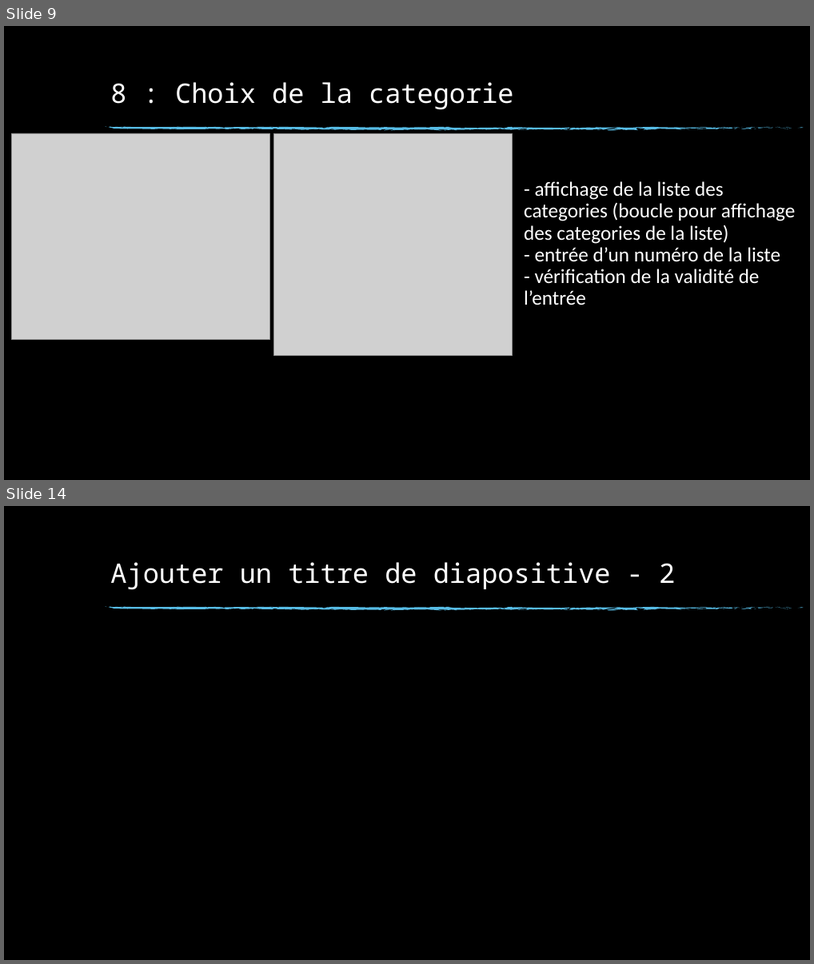
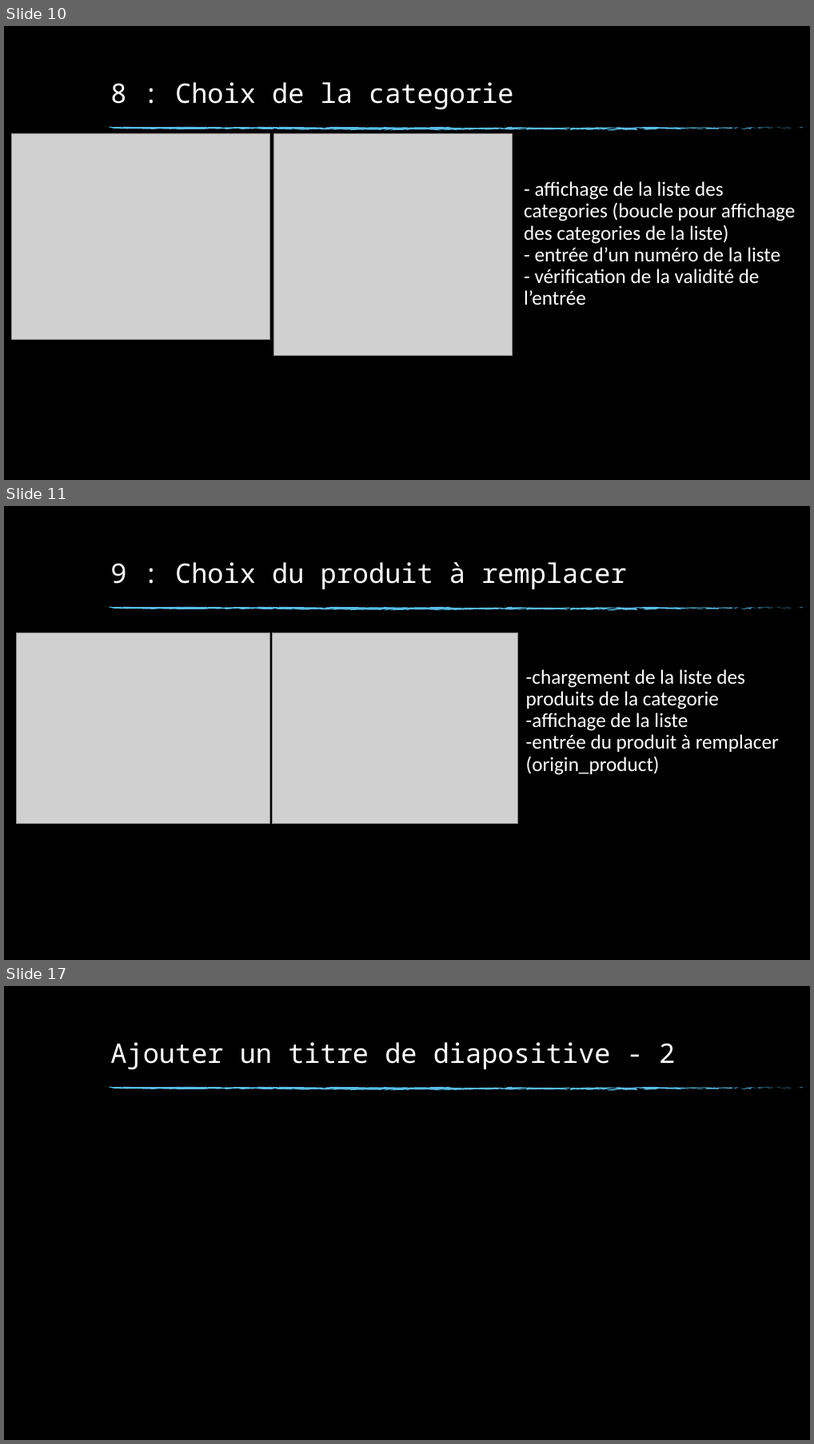
Before and after one commit to Talanoc/ratatouille, a slide deck: Ratatouille.pptx. Shown one above the other, each under a label of ours: slides 9 and 14 before the commit, slides 10, 11 and 17 after it; the slides between them are not shown. The pictures are 814x964 and 814x1444 pixels, drawn with LibreOffice and Linux fonts; fonts in the diff are those of the drawing; grey boxes stand for pictures; background and template pictures are left out. Boxes give left, top, right and bottom in pixels: in the first picture for what was removed or moved away, otherwise in the second. Text is boxed around its words. In the diff, an @@ line names an element or a change of style, - is before the commit and + after.

```diff
--- a/Ratatouille.pptx
+++ b/Ratatouille.pptx
@@ slide 11 added at [4, 506, 810, 960], background picture (left out); not listed: 74 template elements that a slide beside it also shows @@
@@ title added at [110, 562, 627, 589], 32 pt, text #FFFFFF @@
+9 : Choix du produit à remplacer
@@ picture added at [17, 633, 270, 824] @@
@@ picture added at [272, 633, 518, 824] @@
@@ text added at [526, 669, 779, 775], 24 pt, text #FFFFFF @@
+-chargement de la liste des produits de la categorie
+-affichage de la liste
+-entrée du produit à remplacer (origin_product)
@@ what was slide 9 is now slide 10 @@
@@ what was slide 14 is now slide 17 @@
```
Also in this commit, not shown: 6 slides changed, 2 other slides added, 10 other files.
